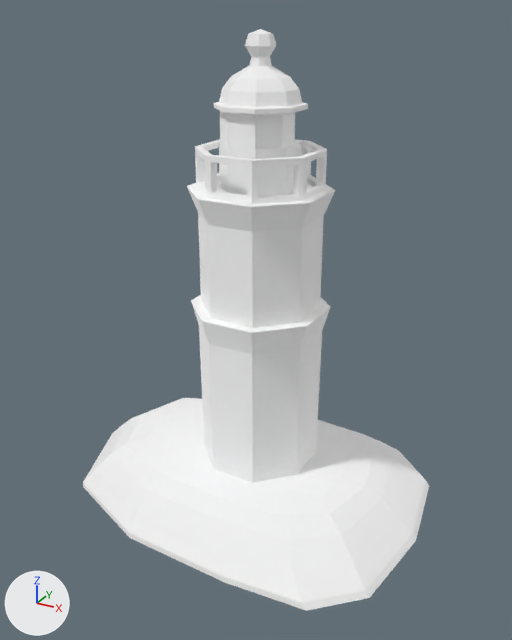
Before and after pictures for a commit that changed the glTF model public/models/landmarks/lighthouse.glb.
Rendered twice from a 50 mm camera at (6.15, -11.9, 10.19) aimed at (-0.32, -0.15, 4.31). Every picture has the same lights, and +X, +Y and +Z are marked at lower left. The picture after the commit comes second. Where no turn or scale is listed for an object, it has been applied to the vertices.

Objects in the first picture: 'маяк'.
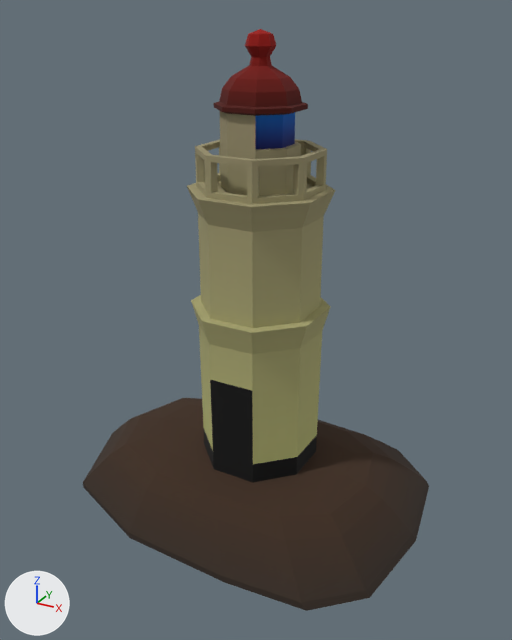
Where the change shows, as pixel boxes (x1, y1, x2, y2) in the pictures (512 x 640 px):
'маяк', surface changed (darker): (83, 29, 429, 611) in both

What the commit changed:
Picture 'текстуры_albedo' (img_текстуры_albedo) is new.
In material 'Material' (mat_material), base_color is no longer (1.0, 1.0, 1.0), white #ffffff.
In material 'Material' (mat_material), metallic goes from 1.0 to 0.0.
In material 'Material' (mat_material), texture is now set to img_текстуры_albedo.
